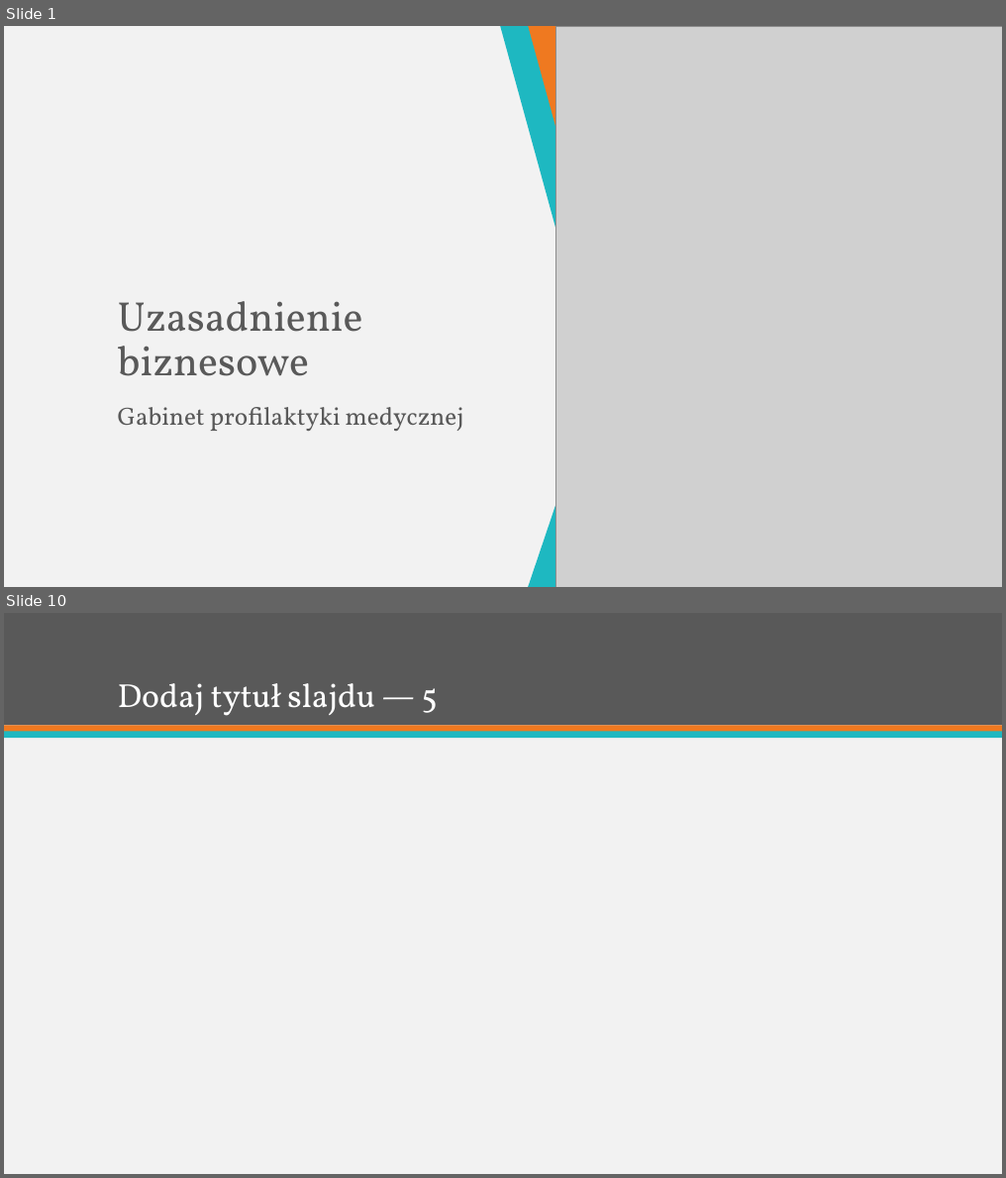
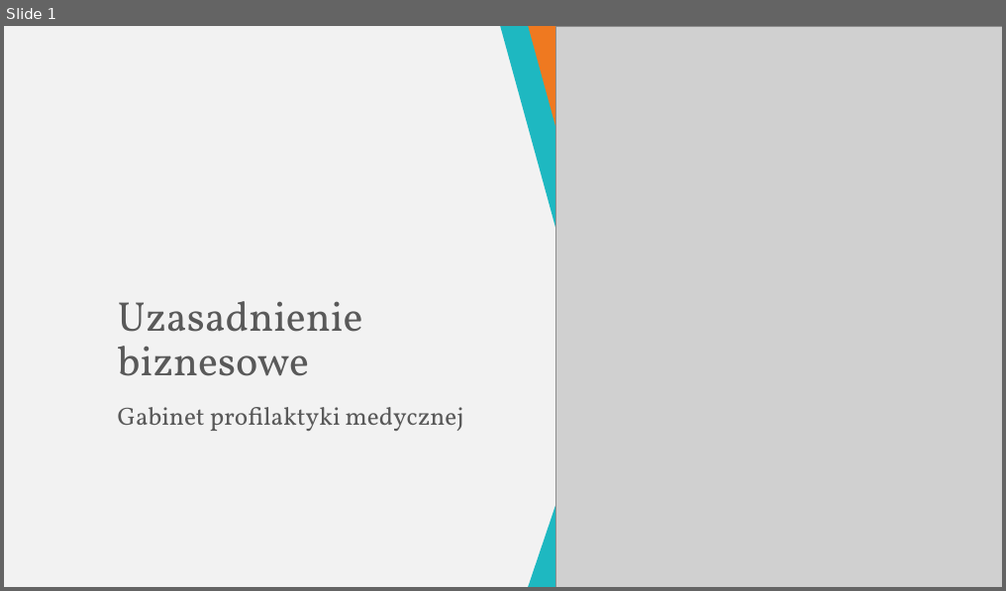
Before and after one commit to jakubpolczynski/Gabinet-Profilaktyki-Medycznej, a slide deck: Dokumentacja/Uzasadnienie biznesowe/Uzasadnienie biznesowe.pptx. Shown one above the other, each under a label of ours: slides 1 and 10 before the commit, slide 1 after it; the slides between them are not shown. The pictures are 1006x1178 and 1006x591 pixels, drawn with LibreOffice and Linux fonts; fonts in the diff are those of the drawing; grey boxes stand for pictures. Boxes give left, top, right and bottom in pixels: in the first picture for what was removed or moved away, otherwise in the second. Text is boxed around its words. In the diff, an @@ line names an element or a change of style, - is before the commit and + after.

```diff
--- a/Dokumentacja/Uzasadnienie biznesowe/Uzasadnienie biznesowe.pptx
+++ b/Dokumentacja/Uzasadnienie biznesowe/Uzasadnienie biznesowe.pptx
@@ slide 10 removed at (4,613,1002,1174), background #F2F2F2 @@
@@ rectangle removed at (4,613,1002,725) @@
@@ title removed at (118,683,438,716) @@
-Dodaj tytuł slajdu — 5
@@ rectangle removed at (4,725,1002,732) @@
@@ rectangle removed at (4,731,1002,738) @@
```
Also in this commit, not shown: 1 slide changed, 8 slides added, 9 other slides removed.
